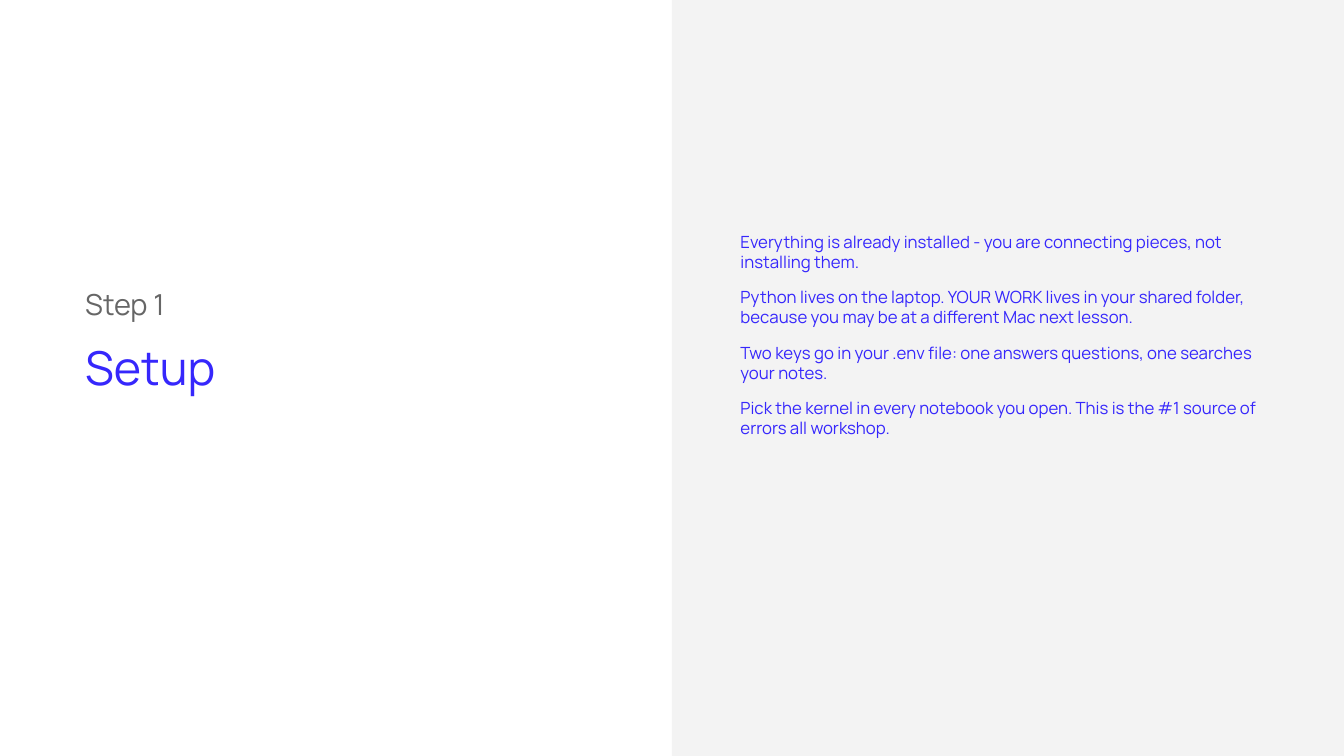
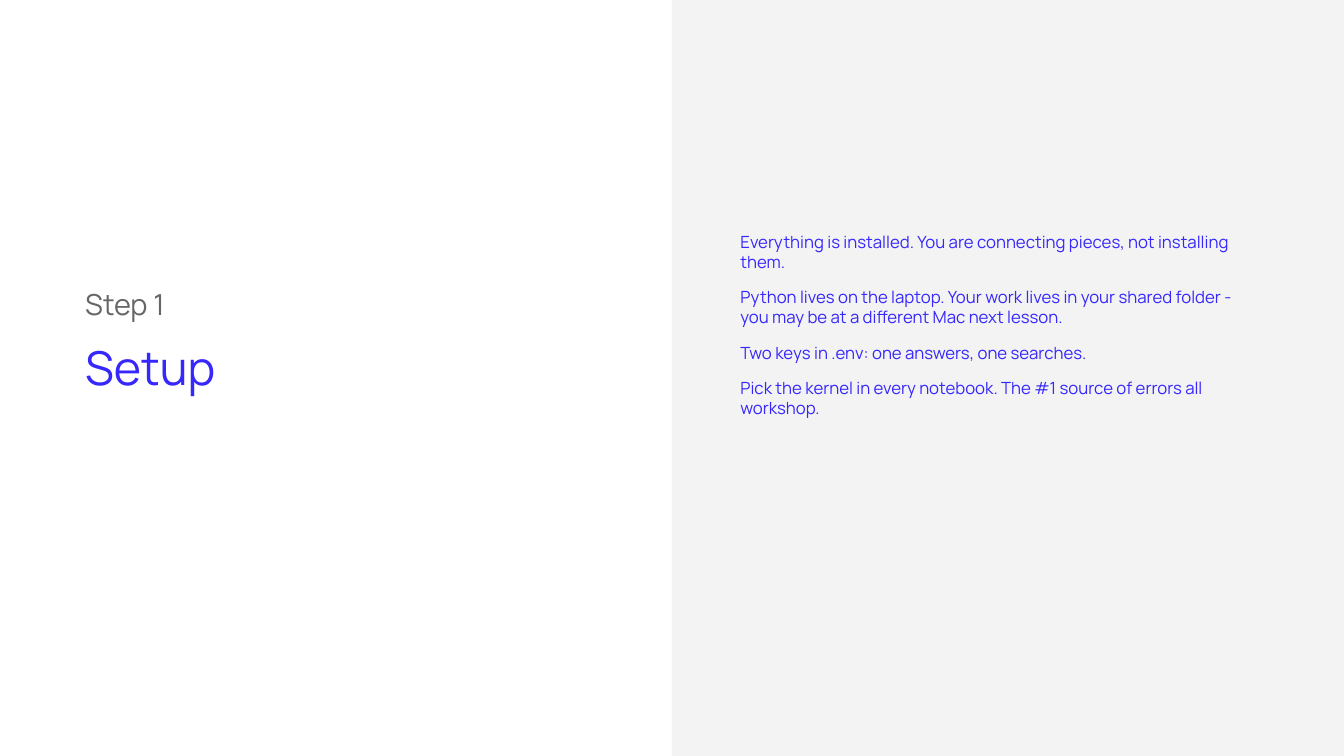
Before and after one commit to ArtyoMKo/tumo_month_workshop, a slide deck: slide 7 of slides/Lesson 1 - Setup and Your First AI Call.pptx. Drawn at 1344x756 pixels with LibreOffice and Linux fonts; fonts in the diff are those of the drawing. Boxes give left, top, right and bottom in pixels: in the first picture for what was removed or moved away, otherwise in the second. Text is boxed around its words. In the diff, an @@ line names an element or a change of style, - is before the commit and + after.

```diff
--- a/slides/Lesson 1 - Setup and Your First AI Call.pptx
+++ b/slides/Lesson 1 - Setup and Your First AI Call.pptx
@@ text at <box>740,235,1228,418</box>: text changed @@
-Everything is already installed - you are connecting pieces, not installing them.
-Python lives on the laptop. YOUR WORK lives in your shared folder, because you may be at a different Mac next lesson.
-Two keys go in your .env file: one answers questions, one searches your notes.
-Pick the kernel in every notebook you open. This is the #1 source of errors all workshop.
+Everything is installed. You are connecting pieces, not installing them.
+Python lives on the laptop. Your work lives in your shared folder - you may be at a different Mac next lesson.
+Two keys in .env: one answers, one searches.
+Pick the kernel in every notebook. The #1 source of errors all workshop.
```
Also in this commit, not shown: 6 other slides changed, 1 slide added, 1 slide removed, 2 other files.
